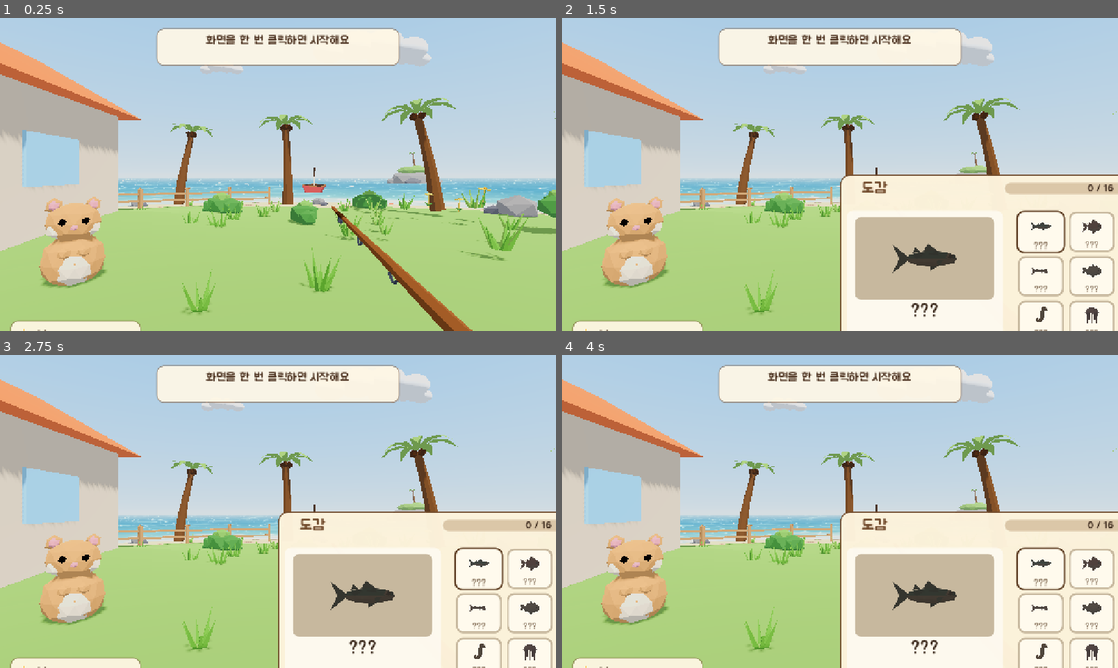
Above: before the commit, frames 1-4 (two rows, left to right).
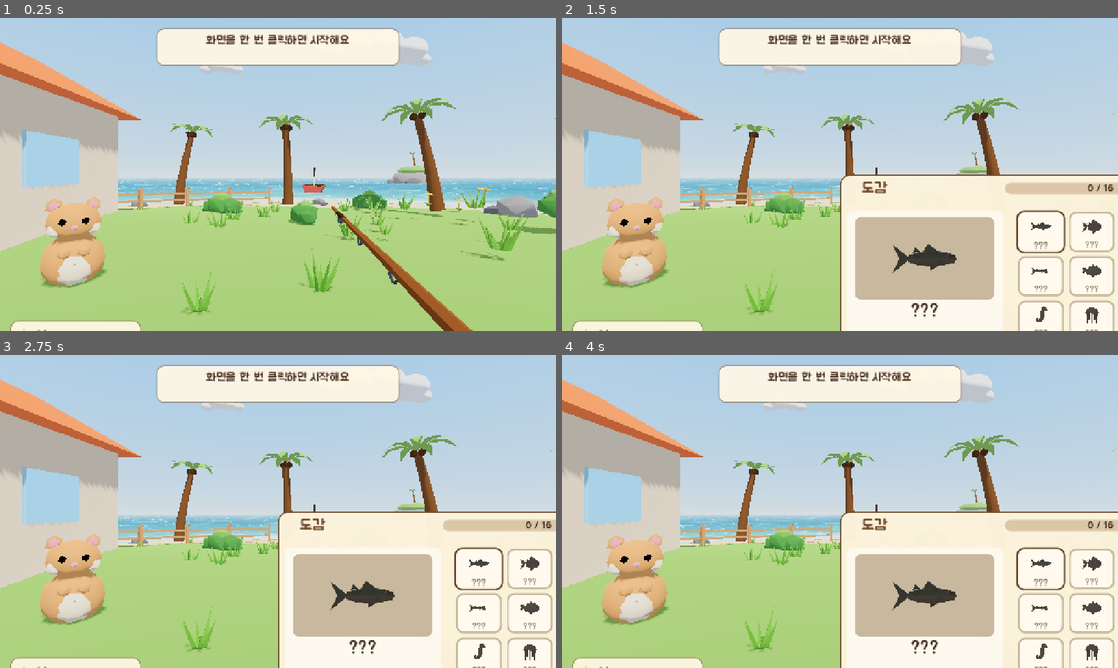
Above: after the commit, the same moments.

Repository: qudrhks36-svg/hanroro-seat-checker
Game: Godot game, scene res://main.tscn
Same seed, same stepped clock (60 frames per second), same inputs: the game is played once before the commit and once after it. Sound files missing from this copy of the repository are replaced by a short silence.
Inputs (mouse positions are in pixels of both pictures, inside the frame that each line leads up to):
- Up to frame 1 (0.25 s): no input
- Up to frame 2 (1.5 s): tap Enter at 0.5 s; move the mouse to (962, 158) at 0.52 s; hold D 0.53-1.25 s; tap Tab at 0.6 s; click (962, 158) at 0.67 s; tap Space at 1.25 s; drag from (728, 190) to (812, 237) at 1.27 s
- Up to frame 3 (2.75 s): tap Enter at 2 s; move the mouse to (333, 442) at 2.02 s; hold D from 2.03 s (still down); tap 1 at 2.1 s
- Up to frame 4 (4 s): release D at 2.75 s; tap Space at 2.75 s; drag from (812, 574) to (673, 464) at 2.77 s; tap Enter at 3.5 s; move the mouse to (1006, 558) at 3.52 s; hold A from 3.53 s (still down); tap C at 3.6 s

The runs differ from the first frame. In frame 1, 0.2% of the frame differs, in the area x 7-100%, y 35-85%; in frame 2, 0.1%; in frame 3, 0.1%; in frame 4, 0.1%.

Commit message:
feat(godot): smooth model shading (55 deg) to soften the blocky look
Co-Authored-By: Claude Sonnet 5.5 <noreply@anthropic.com>

Diff:
--- /dev/null
+++ b/fishing-game/godot/scripts/mesh_smooth.gd
@@ -0,0 +1,117 @@
+extends RefCounted
+# 모델 면 부드럽게 보이기 (포팅 10단계 시험): 블렌더 모델이 면마다 따로 밝기를 받는 "각진(flat)" 상태로 나와서 레고처럼 보임.
+# 모양(꼭짓점)은 그대로 두고, 같은 자리에서 만나는 면들 중 서로 각도가 작은(기본 55도 미만) 것끼리 법선(밝기 방향)을 평균 내서
+# 둥근 면처럼 이어 보이게 한다. 상자 모서리·뾰족한 지붕처럼 각이 큰 곳은 그대로 각지게 남는다.
+# 같은 모델(메시)은 한 번만 처리해서 나눠 쓴다. 뼈대(스킨)가 있는 메시는 건드리지 않는다.
+
+static var cache: Dictionary = {}   # 원래 메시 → 부드럽게 만든 메시
+static var stat_corners := 0
+static var stat_changed := 0
+
+static func smooth_node(root: Node, angle_deg: float) -> void:
+	for n in root.find_children("*", "MeshInstance3D", true, false):
+		var mi: MeshInstance3D = n
+		if mi.mesh == null or angle_deg <= 0.0:
+			continue
+		var src: Mesh = mi.mesh
+		if not cache.has(src):
+			cache[src] = smooth_mesh(src, cos(deg_to_rad(angle_deg)))
+		mi.mesh = cache[src]
+
+static func smooth_mesh(src: Mesh, cos_t: float) -> Mesh:
+	var out := ArrayMesh.new()
+	for s in src.get_surface_count():
+		var a: Array = src.surface_get_arrays(s)
+		if src.surface_get_primitive_type(s) != Mesh.PRIMITIVE_TRIANGLES or a[Mesh.ARRAY_BONES] != null:
+			return src   # 삼각형이 아니거나 뼈대가 있으면 손대지 않음
+	for s in src.get_surface_count():
+		var a: Array = src.surface_get_arrays(s)
+		var b := _smooth_surface(a, cos_t)
+		out.add_surface_from_arrays(Mesh.PRIMITIVE_TRIANGLES, b)
+		out.surface_set_material(s, src.surface_get_material(s))
+		out.surface_set_name(s, src.surface_get_name(s))
+	return out
+
+# 삼각형을 낱개로 펼친 뒤(꼭짓점 하나에 면 하나), 각 꼭짓점의 법선 = 같은 자리·비슷한 방향 면들의 넓이 가중 평균
+static func _smooth_surface(a: Array, cos_t: float) -> Array:
+	var v: PackedVector3Array = a[Mesh.ARRAY_VERTEX]
+	var idx: PackedInt32Array = a[Mesh.ARRAY_INDEX] if a[Mesh.ARRAY_INDEX] != null else PackedInt32Array()
+	if idx.is_empty():
+		idx.resize(v.size())
+		for i in v.size():
+			idx[i] = i
+	var uv = a[Mesh.ARRAY_TEX_UV]
+	var uv2 = a[Mesh.ARRAY_TEX_UV2]
+	var col = a[Mesh.ARRAY_COLOR]
+	var old_n = a[Mesh.ARRAY_NORMAL]
+	var count := idx.size()
+	var tris := count / 3
+	var nv := PackedVector3Array()
+	nv.resize(count)
+	var nuv := PackedVector2Array()
+	var nuv2 := PackedVector2Array()
+	var ncol := PackedColorArray()
+	var nold := PackedVector3Array()
+	if uv != null:
+		nuv.resize(count)
+	if uv2 != null:
+		nuv2.resize(count)
+	if col != null:
+		ncol.resize(count)
+	nold.resize(count)
+	for c in count:
+		var k := idx[c]
+		nv[c] = v[k]
+		if uv != null:
+			nuv[c] = uv[k]
+		if uv2 != null:
+			nuv2[c] = uv2[k]
+		if col != null:
+			ncol[c] = col[k]
+		if old_n != null:
+			nold[c] = old_n[k]
+	# 면 법선(넓이 가중: 정규화 전 외적)
+	var fn: Array = []
+	fn.resize(tris)
+	for t in tris:
+		var p0 := nv[t * 3]
+		var f: Vector3 = (nv[t * 3 + 2] - p0).cross(nv[t * 3 + 1] - p0)   # 고닷은 시계 방향이 앞면이라 외적 순서가 반대
+		if old_n != null and f.dot(nold[t * 3] + nold[t * 3 + 1] + nold[t * 3 + 2]) < 0.0:
+			f = -f   # 원래 법선과 반대로 나오면 뒤집음(모델 안쪽 방향 실수 방지)
+		fn[t] = f
+	# 같은 자리 꼭짓점끼리 묶기 (1mm 단위로 맞춤)
+	var groups: Dictionary = {}
+	for c in count:
+		var p := nv[c]
+		var key := Vector3i(roundi(p.x * 1000.0), roundi(p.y * 1000.0), roundi(p.z * 1000.0))
+		if not groups.has(key):
+			groups[key] = []
+		groups[key].append(c / 3)
+	var nn := PackedVector3Array()
+	nn.resize(count)
+	for c in count:
+		var p := nv[c]
+		var key := Vector3i(roundi(p.x * 1000.0), roundi(p.y * 1000.0), roundi(p.z * 1000.0))
+		var f0: Vector3 = fn[c / 3]
+		var f0n := f0.normalized()
+		var sum := Vector3.ZERO
+		for g in groups[key]:
+			var fg: Vector3 = fn[g]
+			if fg.length_squared() > 0.0 and f0n.dot(fg.normalized()) >= cos_t:
+				sum += fg
+		var res := sum.normalized() if sum.length_squared() > 0.0 else f0n
+		nn[c] = res
+		stat_corners += 1
+		if res.dot(f0n) < 0.9999:
+			stat_changed += 1
+	var out := []
+	out.resize(Mesh.ARRAY_MAX)
+	out[Mesh.ARRAY_VERTEX] = nv
+	out[Mesh.ARRAY_NORMAL] = nn
+	if uv != null:
+		out[Mesh.ARRAY_TEX_UV] = nuv
+	if uv2 != null:
+		out[Mesh.ARRAY_TEX_UV2] = nuv2
+	if col != null:
+		out[Mesh.ARRAY_COLOR] = ncol
+	return out
--- a/fishing-game/godot/scripts/world.gd
+++ b/fishing-game/godot/scripts/world.gd
@@ -4,6 +4,7 @@
 # FBX 모델 안의 모양은 유니티·고닷 가져오기 방식이 달라 거울상이 될 수 있어서, 모델에만 MODEL_FIX를 곱해 맞춘다(사진으로 확인).
 
 const MODEL_FIX := Basis(Vector3.UP, PI)   # 모델에 곱하는 보정 (Y축 180도). 사진 비교 결과로 정함
+const SmoothScript := preload("res://scripts/mesh_smooth.gd")
 const SCENE_JSON := "res://data/scene.json"
 const MATERIALS_JSON := "res://data/materials.json"
 const CUSTOM_SHADER_MATS := ["Mat_Sea", "Mat_SkyGradient"]   # 따로 셰이더로 만드는 것(2-3)
@@ -17,6 +18,7 @@
 var mat_cache: Dictionary = {}
 var unmatched: Dictionary = {}
 var skipped_child := 0
+var smooth_angle := 55.0                # 이 각도 미만으로 만나는 면은 부드럽게 이음(0 = 끔). 시험용 --smooth=도
 
 static func to_godot_pos(p: Array) -> Vector3:
 	return Vector3(p[0], p[1], -p[2])
@@ -154,6 +156,10 @@
 	add_child(mesh_node)
 
 func build() -> void:
+	for a in OS.get_cmdline_user_args():
+		if a.begins_with("--smooth="):
+			smooth_angle = float(a.trim_prefix("--smooth="))
+	var t0 := Time.get_ticks_msec()
 	var mf := FileAccess.open(MATERIALS_JSON, FileAccess.READ)
 	mat_defs = JSON.parse_string(mf.get_as_text())
 	var f := FileAccess.open(SCENE_JSON, FileAccess.READ)
@@ -179,6 +185,7 @@
 		var basis := to_godot_basis(it["quat"]) * MODEL_FIX
 		node.transform = Transform3D(basis.scaled(Vector3(s[0], s[1], s[2])), to_godot_pos(it["pos"]))
 		add_child(node)
+		SmoothScript.smooth_node(node, smooth_angle)   # 각진 면을 부드럽게 이어 보이게 (10단계)
 		apply_materials(node)
 		models_by_parent[it["parent"]] = node
 		nodes_by_path[it["path"]] = node   # 같은 경로가 여러 개면(풀·꽃 …) 마지막 것만 남으므로, 개별로 찾을 때는 항목의 "_node"를 씀
@@ -186,4 +193,5 @@
 		add_colliders(node, it)
 		spawned += 1
 	add_sea_body()
+	print("[FG] smooth angle=", smooth_angle, " meshes=", SmoothScript.cache.size(), " corners=", SmoothScript.stat_corners, " changed=", SmoothScript.stat_changed, " total ms=", Time.get_ticks_msec() - t0)
 	print("[FG] world built: ", spawned, " models (skipped child pieces: ", skipped_child, "), unmatched materials: ", unmatched.keys())
Not shown, added: fishing-game/godot/scripts/mesh_smooth.gd.uid
Not shown, changed: fishing-game/changelog/2026-10-12.md
Not shown, added: fishing-game/review/shots/smooth_after.jpg
Not shown, added: fishing-game/review/shots/smooth_before.jpg
Not shown, added: fishing-game/review/shots/smooth_compare.jpg
